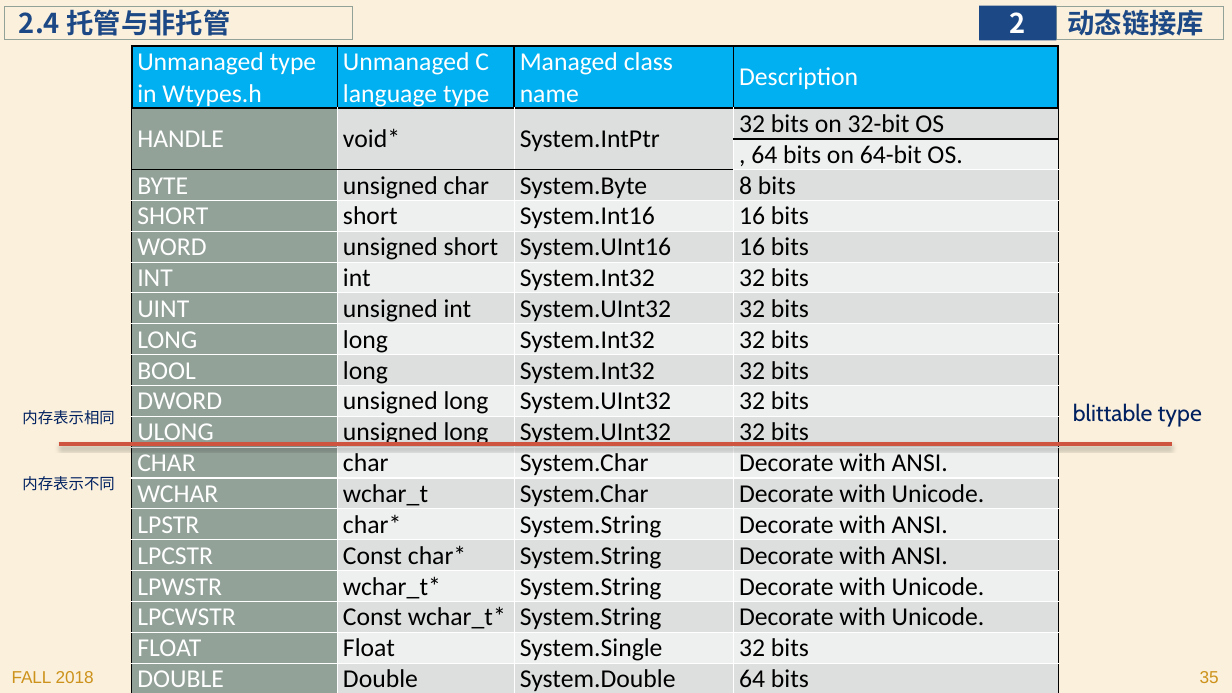
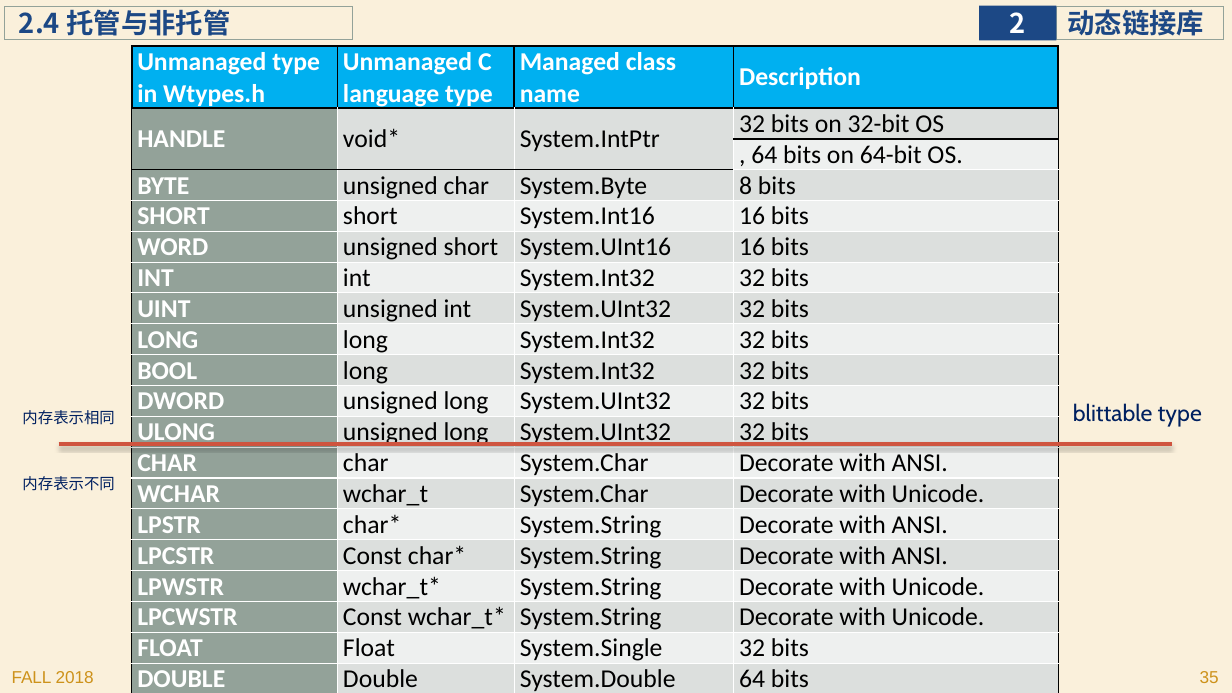
Before and after one commit to jichenghu/ppt_programmingWindows, a slide deck: slide 35 of programmingWindows_2.pptx. Drawn at 1232x693 pixels with LibreOffice and Linux fonts; fonts in the diff are those of the drawing. Boxes give left, top, right and bottom in pixels: in the first picture for what was removed or moved away, otherwise in the second. Text is boxed around its words. In the diff, an @@ line names an element or a change of style, - is before the commit and + after.

```diff
--- a/programmingWindows_2.pptx
+++ b/programmingWindows_2.pptx
@@ table at bbox=[132, 46, 1058, 693] @@
@@ bold on in "Unmanaged type in Wtypes.h", "Unmanaged C language type", "Managed class name", "Description" and 18 more places @@
```
Also in this commit, not shown: 45 other slides changed.
